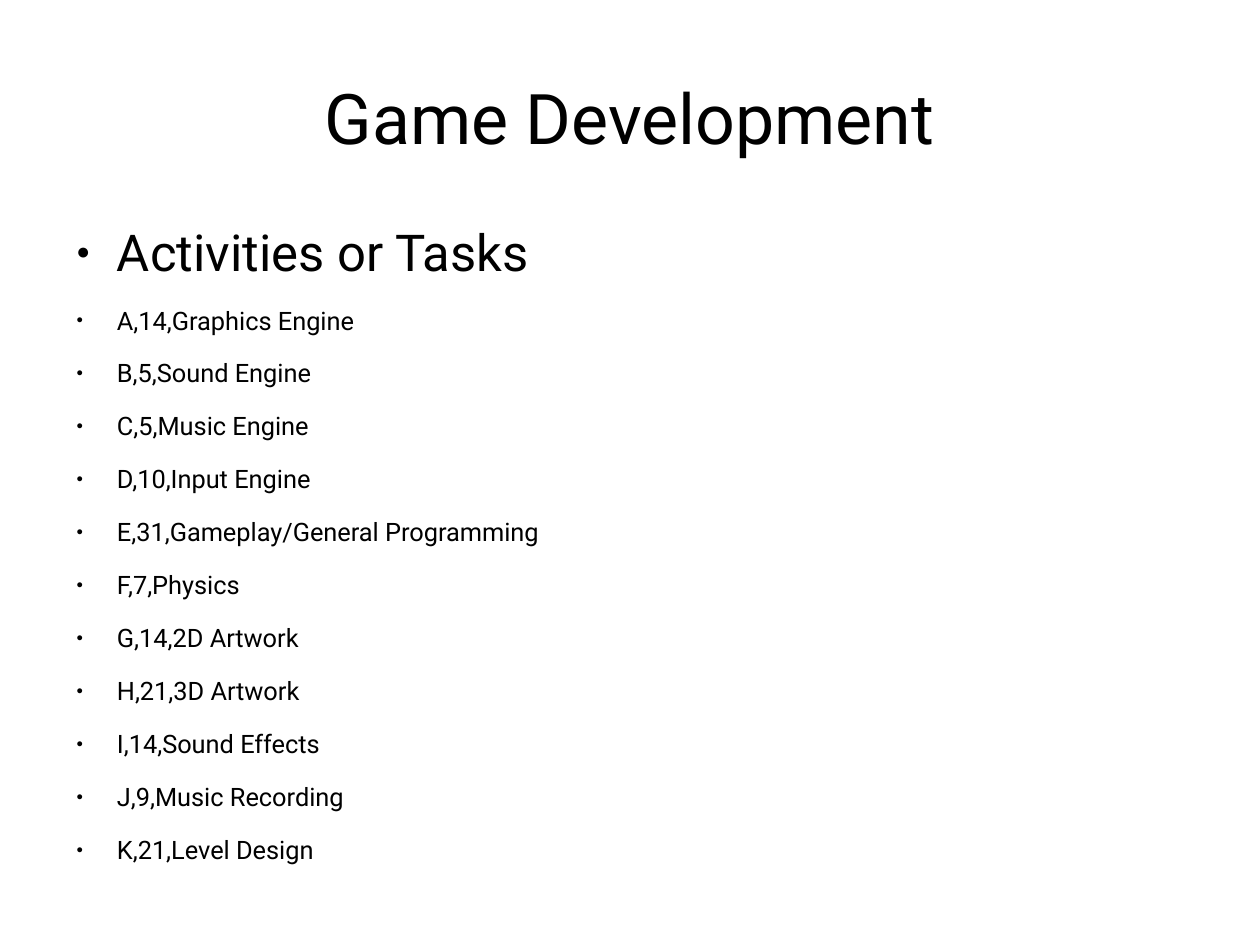
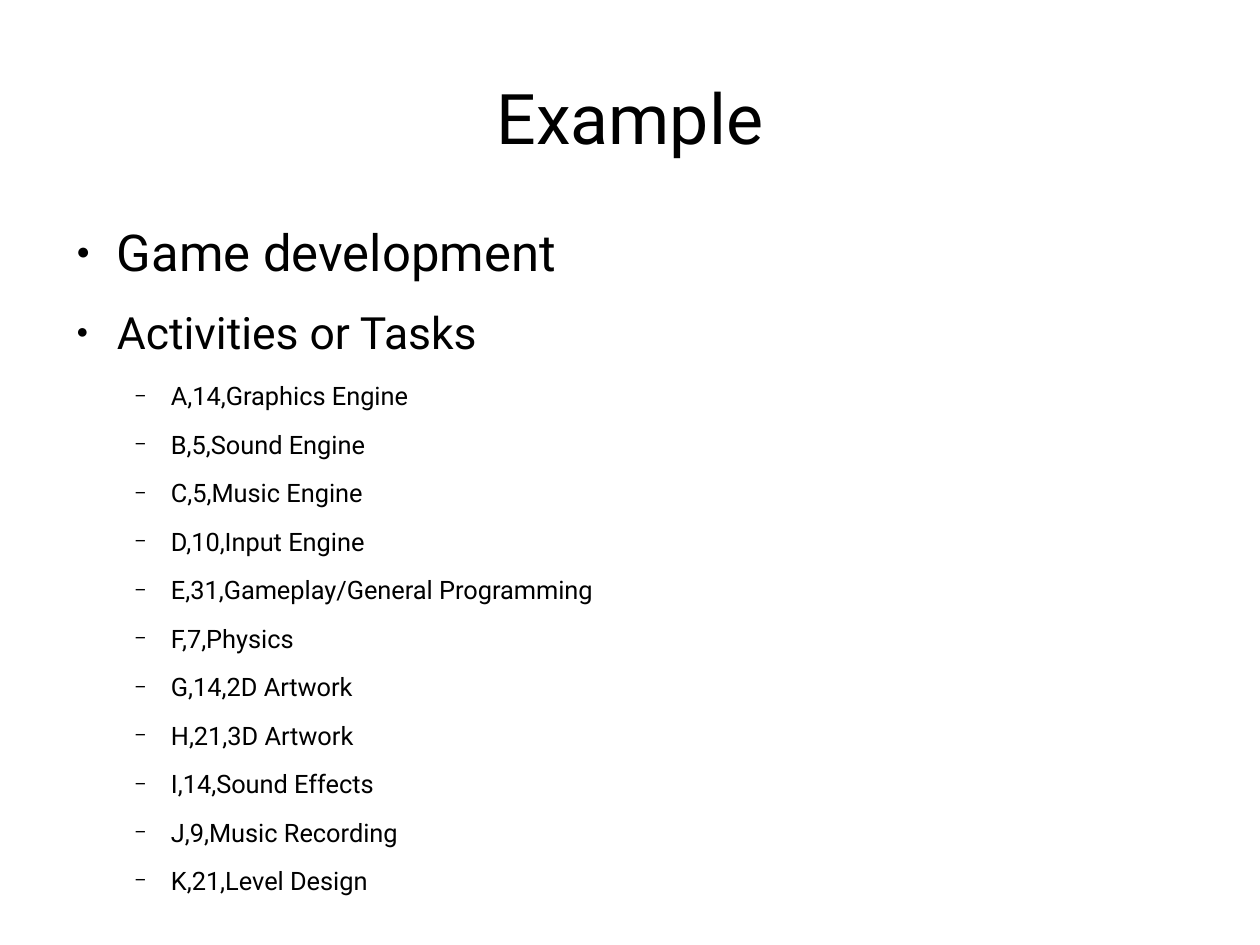
Before and after one commit to jachermocilla/jach-homepage, a slide deck: slide 10 of seminar-2008.odp. Drawn at 1260x945 pixels with LibreOffice and Linux fonts; fonts in the diff are those of the drawing. Boxes give left, top, right and bottom in pixels: in the first picture for what was removed or moved away, otherwise in the second. Text is boxed around its words. In the diff, an @@ line names an element or a change of style, - is before the commit and + after.

```diff
--- a/seminar-2008.odp
+++ b/seminar-2008.odp
@@ title at (496, 91, 763, 159): text changed @@
-Game Development
+Example
@@ text at (117, 233, 555, 282): paragraph added @@
+● Game development
@@ text at (117, 315, 593, 896): size 32 to 28 pt in "Activities or Tasks"; bullet ● to −; list level 1 to 2 in "A,14,Graphics Engine"; list level 1 to 2 in "B,5,Sound Engine"; list level 1 to 2 in "C,5,Music Engine"; list level 1 to 2 in "D,10,Input Engine"; list level 1 to 2 in "E,31,Gameplay/General Programming"; list level 1 to 2 in "F,7,Physics"; list level 1 to 2 in "G,14,2D Artwork"; list level 1 to 2 in "H,21,3D Artwork"; list level 1 to 2 in "I,14,Sound Effects"; list level 1 to 2 in "J,9,Music Recording"; list level 1 to 2 in "K,21,Level Design" @@
```
Also in this commit, not shown: 8 other slides changed, 1 slide added.
